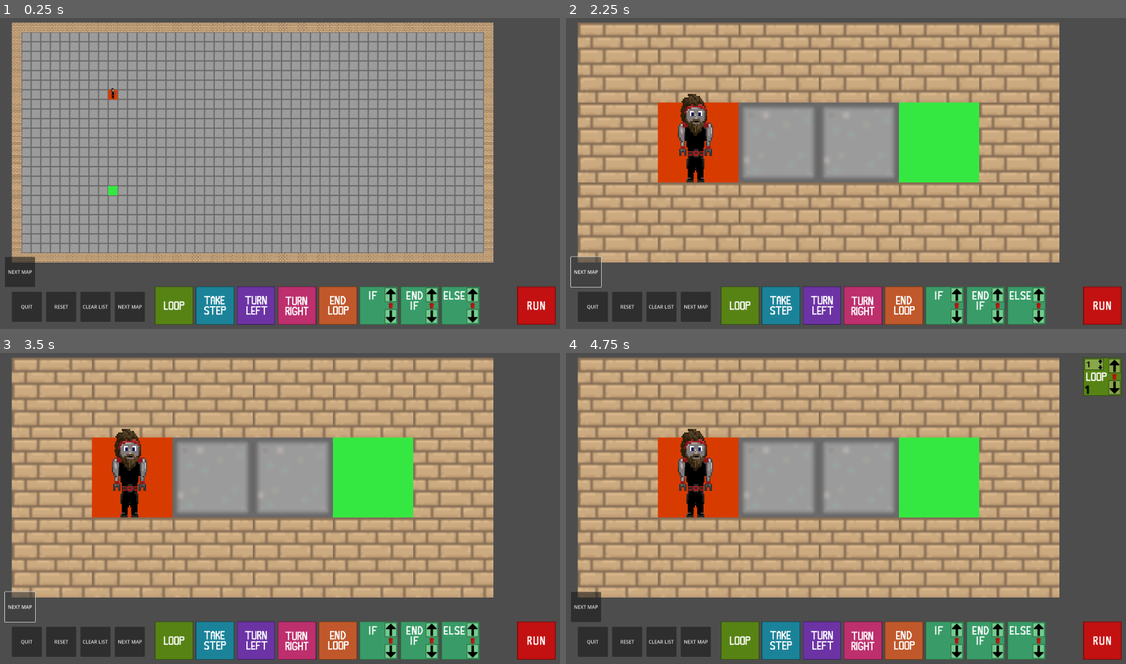
Above: before the commit, frames 1-4 (two rows, left to right).
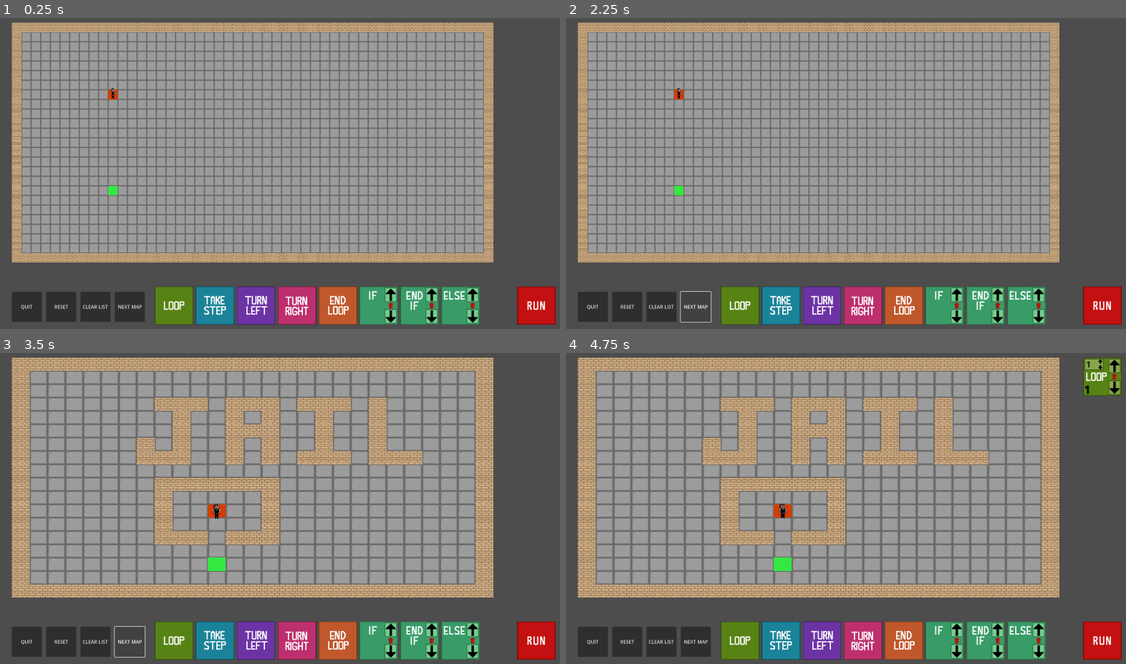
Above: after the commit, the same moments.

Repository: Graungher/ComPuzzle
Game: Godot game, scene res://Scenes/game.tscn
Same seed, same stepped clock (60 frames per second), same inputs: the game is played once before the commit and once after it.
Inputs (mouse positions are in pixels of both pictures, inside the frame that each line leads up to):
- Up to frame 1 (0.25 s): no input
- Up to frame 2 (2.25 s): click "NEXT MAP" at 0.5 s; click "NEXT MAP" at 1.25 s; click "NEXT MAP" at 2 s
- Up to frame 3 (3.5 s): click "NEXT MAP" at 2.75 s
- Up to frame 4 (4.75 s): click (739, 639) at 3.5 s; click "LOOP" at 4.25 s

The runs differ from the first frame. In frame 1, 0.5% of the frame differs, in the area x 0-7%, y 76-87%; in frame 2, 57%, in the area x 0-89%, y 1-98%; in frame 3, 55%; in frame 4, 55%.

Commit message:
fixed nesting loop and cmd list comments are done
for real

probably

Diff:
--- a/Scenes/game.tscn
+++ b/Scenes/game.tscn
@@ -114,13 +114,6 @@
 offset_bottom = 997.0
 text = "NEXT MAP"
 
-[node name="next step" type="Button" parent="."]
-offset_left = -23.0
-offset_top = 781.0
-offset_right = 77.0
-offset_bottom = 881.0
-text = "NEXT MAP"
-
 [node name="Clear_List" type="Button" parent="."]
 offset_left = 228.0
 offset_top = 897.0
@@ -159,5 +152,4 @@
 [connection signal="pressed" from="Reset_Button" to="." method="_on_reset_button_pressed"]
 [connection signal="pressed" from="Quit_Button" to="." method="_on_quit_button_pressed"]
 [connection signal="pressed" from="nextMap" to="." method="switch_map"]
-[connection signal="pressed" from="next step" to="ScrollContainer/Command_List" method="nextStep"]
 [connection signal="pressed" from="Clear_List" to="ScrollContainer/Command_List" method="clearList"]
--- a/Scripts/command_list.gd
+++ b/Scripts/command_list.gd
@@ -26,15 +26,16 @@
 var cleared = false		# flag to stop the running of the command list
 var running = false		# flag to disable things that interact with command list
 var scrollguy
-var leave = false
+
 # all nodes put into command list will have a label node that has the
 # type of node that it is
 
+# once instantiated
 func _ready() -> void:
 	scrollguy = get_parent()
 	pass # Replace with function body.
 
-
+# does something every frame
 func _process(delta: float) -> void:
 	pass
 
@@ -58,35 +59,6 @@
 			child.get_node("index_label").text = str(index)
 			index += 1
 
-# prob gonna delete so no comment
-func _read_list():
-	var the_name
-	var i = 0
-	var child
-	var totals = get_child_count()
-	running = true
-
-	while i < totals && !cleared:
-		child = get_child(i)
-		the_name = child.get_node("Label").text
-		i += 1
-		scrollguy.ensure_control_visible(child)
-		if the_name == "LOOP":
-			child.modulate = Color(1, 0, 0)
-			i =  (await realLoop(child.get_index(), child))
-			if child:
-				child.modulate = Color(1, 1, 1)
-		else:
-			child.modulate = Color(0, 1, 0)
-			await doFunc(the_name)
-
-			if child:
-				child.modulate = Color(1, 1, 1)
-
-	emit_signal("checkGoal")
-	running = false
-	pass
-
 # executes the command list in top down order
 func realReadList():
 	var the_name
@@ -105,23 +77,15 @@
 		# waits for procrss node to finish, sends the label's text, the node
 		# and the current index, then gets the new index number
 		i = (await processNode(the_name, child, i))
+
 	# after the loop, check to see if robot is on the goal
 	emit_signal("checkGoal")
 	# re-enable command list dependant nodes
 	running = false
 	pass
 
-
-func nextStep():
-	leave = true
-
 # handles node specialty or basic node functions for command list
 func processNode(the_name: String, child: Node, i: int):
-	var stepmode = true
-	while stepmode && !leave:
-		await wait_frames(1)
-		pass
-	leave = false
 	# command list is imbedded in a scroll list calling the parent (scrollguy)
 	# and using it's ensure control visible to make the nodes always be
 	# on the screen when executed
@@ -402,13 +366,15 @@
 			button_instance.connect("mover", _on_texture_rect_mover)
 		pass # Replace with function body.
 
-
+# if will will do the nodes between if and else||endif if the condition is true
+# will do nodes between else and endif (if else is present, otherwise nothing)
 func ifNode(num: int, button: TextureButton):
 	var the_name = ""
 	var i = num + 1
 	var child
 	var isTrue = false
 	var elseTime = false
+	var retSpot = num
 
 	# does through the if's sections until endif then return the index
 	while the_name != "ENDIF" && !cleared:
@@ -421,36 +387,17 @@
 		# else flag
 		if the_name == "ELSE":
 			elseTime = true
-
+		elif the_name == "ENDIF":
+			retSpot = child.get_index()
+			break
 		# 'then' section, if True and not at else yet
 		if isTrue && !elseTime:
-			await processNode(the_name, child, i)
+			# process node and get new index
+			i = (await processNode(the_name, child, i))
 		# if there is an else, then do the else stuff if flase
 		elif !isTrue && elseTime:
-			await processNode(the_name, child, i)
+			# process node and get new index
+			i = (await processNode(the_name, child, i))
 
 		i += 1
-	return i + num
-
-
-
-
-func findEndIf(num: int):
-	var the_name = ""
-	var i = 1
-	var child
-	var totIfs = 0
-	var retspot = 1
-	while the_name != "ENDIF" && !cleared:
-		child = get_child(num + i)
-		the_name = child.get_node("Label").text
-		i += 1
-		if the_name == "IF":
-			totIfs += 1
-		if the_name == "ENDIF":
-			if totIfs == 0:
-				retspot = child.get_index() + 1
-			else:
-				the_name = ""
-				totIfs -= 1
-	return retspot
+	return retSpot
